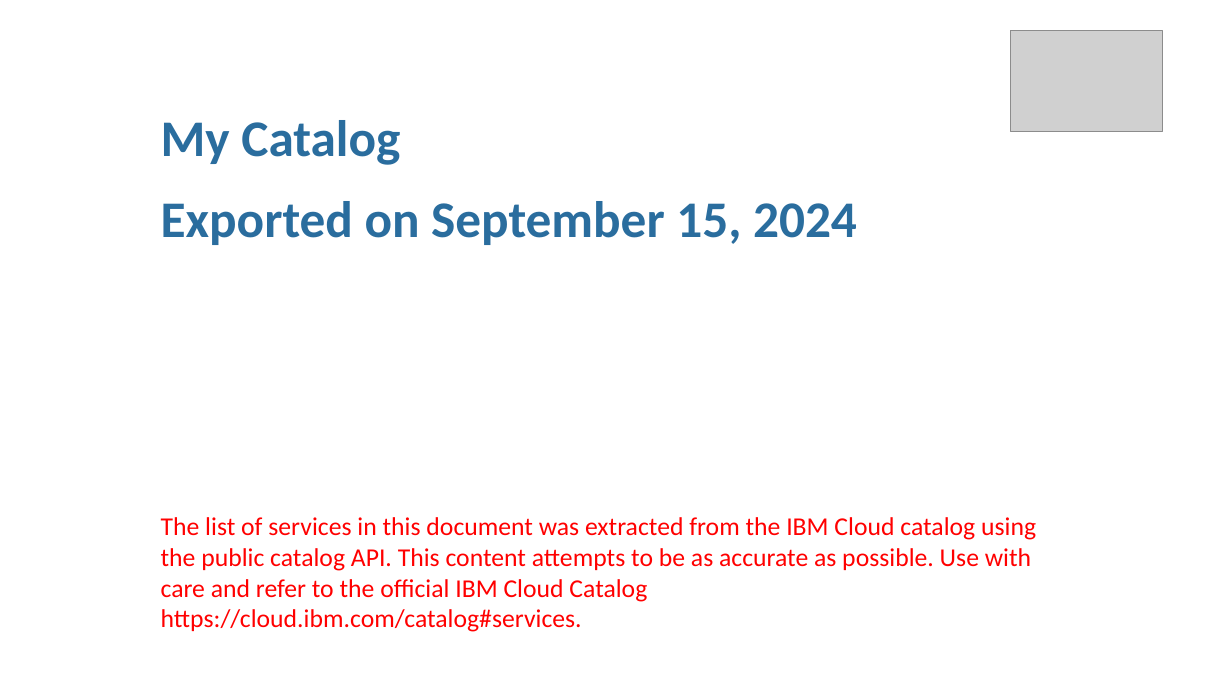
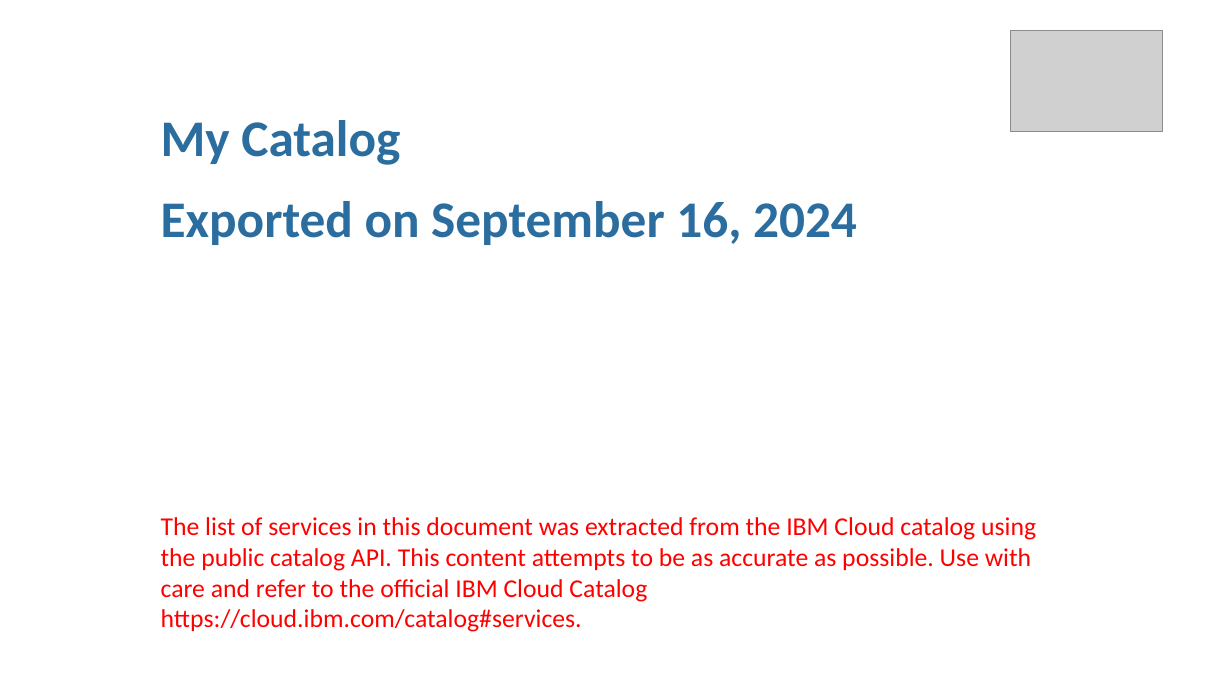
Before and after one commit to l2fprod/mycatalog, a slide deck: slide 1 of docs/generated/mycatalog.pptx. Drawn at 1232x693 pixels with LibreOffice and Linux fonts; fonts in the diff are those of the drawing; grey boxes stand for pictures. Boxes give left, top, right and bottom in pixels: in the first picture for what was removed or moved away, otherwise in the second. Text is boxed around its words. In the diff, an @@ line names an element or a change of style, - is before the commit and + after.

```diff
--- a/docs/generated/mycatalog.pptx
+++ b/docs/generated/mycatalog.pptx
@@ text at (x1=161, y1=201, x2=857, y2=245): text changed @@
-Exported on September 15, 2024
+Exported on September 16, 2024
```
Also in this commit, not shown: 7 other files.
